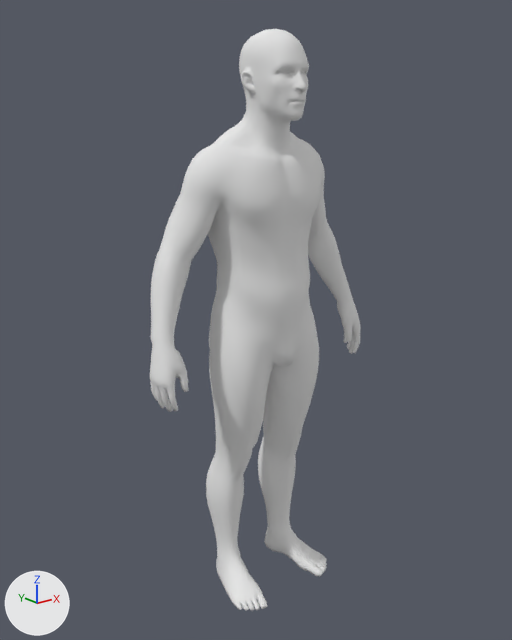
Renders of the glTF model assets/human_body.glb from each side of a commit.
Before and after are seen from a 50 mm camera at (-2.2, -2.65, 2.59) aimed at (-0.03, 0.06, 1.51). The lights are fixed; the arrows at lower left show +X, +Y and +Z. The picture after the commit comes second.

In view in the first picture: 'Realistic_White_Male_Low_Poly_Default OBJ.001_0'.
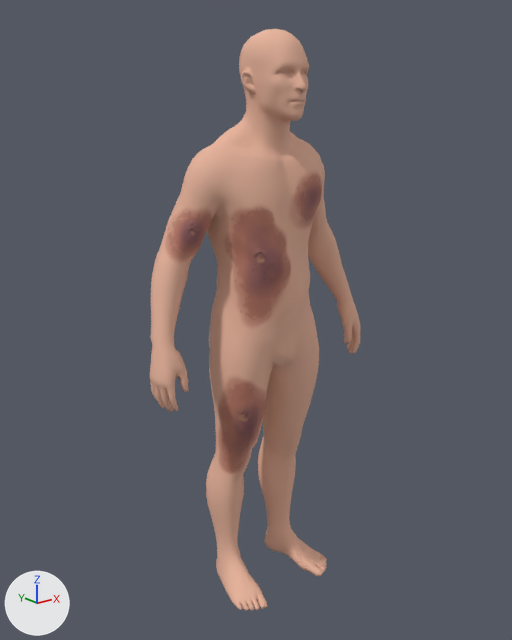
The newer file is also rescaled (x0.67), turned or shifted as a whole; pictures and numbers use the older file's frame.

The change, as a list of edits to the scene's bpy script:
```text
Change mat_default_obj_001:
    remove # nodes: BsdfPrincipled, OutputMaterial
    nodes: BsdfPrincipled, Math, NormalMap, OutputMaterial, SeparateColor, TexImage x3
    uses the picture img_default_obj_001basecolor
    uses the picture img_default_obj_001metallicsmoothness
    uses the picture img_default_obj_001normal
Change me_realistic_white_male_low_poly_default_obj_001_0:
    where me_realistic_white_male_low_poly_default_obj_001_0.from_pydata(...)  # 4944 vertices, 9884 faces; spans x -0.67..0.67, y -0.25..0.27, z 0.01..2.89
    me_realistic_white_male_low_poly_default_obj_001_0 part 1: 104 of 4944 vertices moved; they spanned x -0.5..0.31, y -0.16..0.11, z 1.73..2.3 and now span x -0.51..0.31, y -0.19..0.11, z 1.72..2.3; mean shift (0.0, -0.02, 0.0); largest move (-0.16, -0.11, 1.89) -> (-0.13, -0.18, 1.88)
    me_realistic_white_male_low_poly_default_obj_001_0 part 2
    add for i in [2443, 2446, 2478, 2479, 2483, 2493]: me_realistic_white_male_low_poly_default_obj_001_0.vertices[i].co += Vector((0.0, -0.01, 0.0))
    add for i in [239, 2451, 2458, 2485]: me_realistic_white_male_low_poly_default_obj_001_0.vertices[i].co += Vector((0.0, 0.01, 0.0))
    me_realistic_white_male_low_poly_default_obj_001_0.vertices[264].co: (-0.26, -0.12, 1.28) -> (-0.25, -0.12, 1.28)  # pixel (242, 382) -> pixel (243, 382)
    me_realistic_white_male_low_poly_default_obj_001_0.vertices[2444].co: (-0.2, -0.09, 0.98) -> (-0.2, -0.11, 0.97)  # pixel (249, 433) -> pixel (251, 436)
    me_realistic_white_male_low_poly_default_obj_001_0.vertices[2447].co: (-0.2, -0.11, 1.03) -> (-0.2, -0.12, 1.03)  # pixel (250, 425) -> pixel (251, 427)
    me_realistic_white_male_low_poly_default_obj_001_0.vertices[2449].co: (-0.25, -0.08, 1.03) -> (-0.25, -0.08, 1.03)  # pixel (239, 425) -> pixel (238, 427)
    me_realistic_white_male_low_poly_default_obj_001_0.vertices[2450].co: (-0.2, -0.12, 1.09) -> (-0.19, -0.14, 1.09)  # pixel (251, 416) -> pixel (256, 416)
    me_realistic_white_male_low_poly_default_obj_001_0.vertices[2452].co: (-0.25, -0.09, 1.09) -> (-0.24, -0.1, 1.09)  # pixel (239, 415) -> pixel (242, 416)
    me_realistic_white_male_low_poly_default_obj_001_0.vertices[2454].co: (-0.21, -0.13, 1.15) -> (-0.21, -0.13, 1.14)  # pixel (253, 405) -> pixel (251, 406)
    me_realistic_white_male_low_poly_default_obj_001_0.vertices[2456].co: (-0.21, -0.14, 1.21) -> (-0.21, -0.13, 1.21)  # pixel (253, 394) -> pixel (250, 394)
    me_realistic_white_male_low_poly_default_obj_001_0.vertices[2481].co: (-0.29, -0.04, 1.1) -> (-0.28, -0.06, 1.1)  # pixel (228, 413) -> pixel (231, 414)
```

Where the change shows, as pixel boxes (x1, y1, x2, y2) in the pictures (512 x 640 px; the box of a moved part takes in the faces that stretch with it):
'Realistic_White_Male_Low_Poly_Default OBJ.001_0', surface changed, reshaped (white to beige)
    both: (150, 29, 361, 611)
part 1 of me_realistic_white_male_low_poly_default_obj_001_0, moved or reshaped
    before: (162, 157, 325, 299)
    after: (163, 157, 325, 299)
part 2 of me_realistic_white_male_low_poly_default_obj_001_0, moved or reshaped
    before: (214, 357, 265, 451)
    after: (215, 357, 265, 451)
